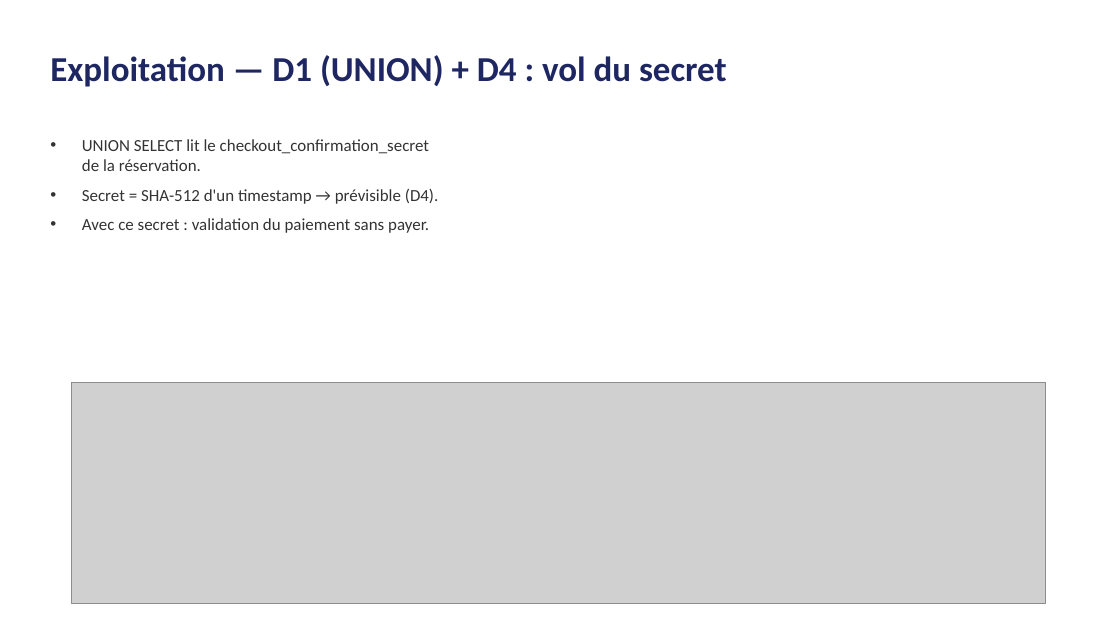
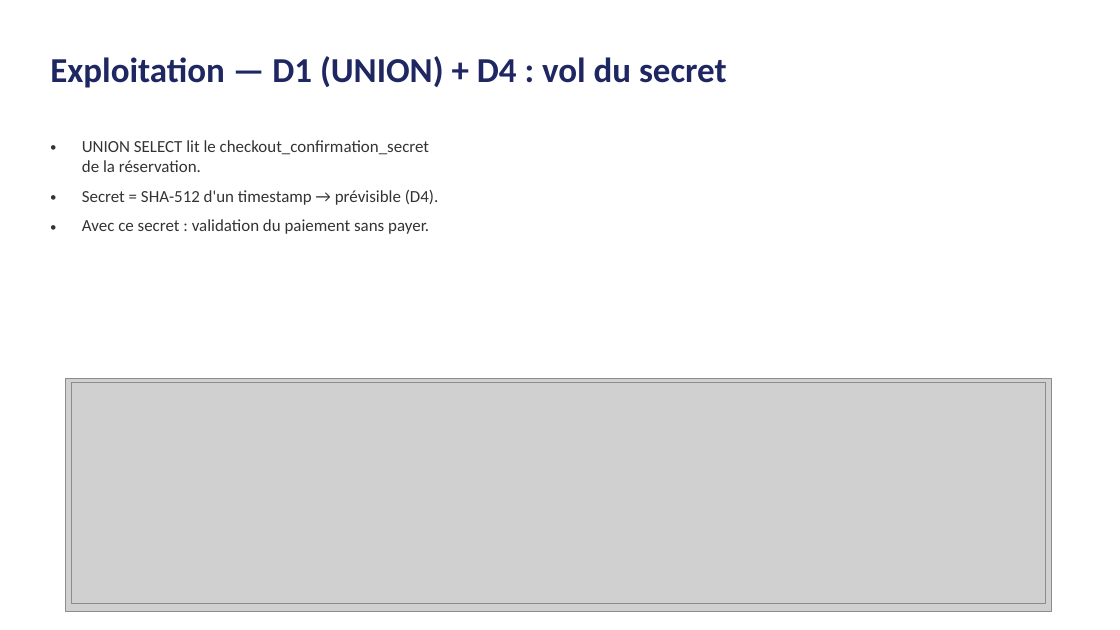
Before and after one commit to sody-ops/project-hackbnb-sources, a slide deck: slide 13 of livrables/HackBNB_soutenance.pptx. Drawn at 1120x630 pixels with LibreOffice and Linux fonts; fonts in the diff are those of the drawing; grey boxes stand for pictures. Boxes give left, top, right and bottom in pixels: in the first picture for what was removed or moved away, otherwise in the second. Text is boxed around its words. In the diff, an @@ line names an element or a change of style, - is before the commit and + after.

```diff
--- a/livrables/HackBNB_soutenance.pptx
+++ b/livrables/HackBNB_soutenance.pptx
@@ freeform shape added at <box>0,0,1120,630</box>, fill #FFFFFF @@
@@ text added at <box>50,137,67,154</box>, 14.5 pt, text #333333 @@
+•
@@ text removed at <box>82,139,439,233</box> @@
-• UNION SELECT lit le checkout_confirmation_secret de la réservation.
-• Secret = SHA-512 d'un timestamp → prévisible (D4).
-• Avec ce secret : validation du paiement sans payer.
@@ text added at <box>82,140,429,155</box>, 14.5 pt, text #333333 @@
+UNION SELECT lit le checkout_confirmation_secret
@@ text added at <box>50,187,67,203</box>, 14.5 pt, text #333333 @@
+•
@@ text added at <box>82,190,439,205</box>, 14.5 pt, text #333333 @@
+Secret = SHA-512 d'un timestamp → prévisible (D4).
@@ text added at <box>50,217,67,234</box>, 14.5 pt, text #333333 @@
+•
@@ picture added at <box>66,379,1052,612</box> @@
```
Also in this commit, not shown: 20 other slides changed.
